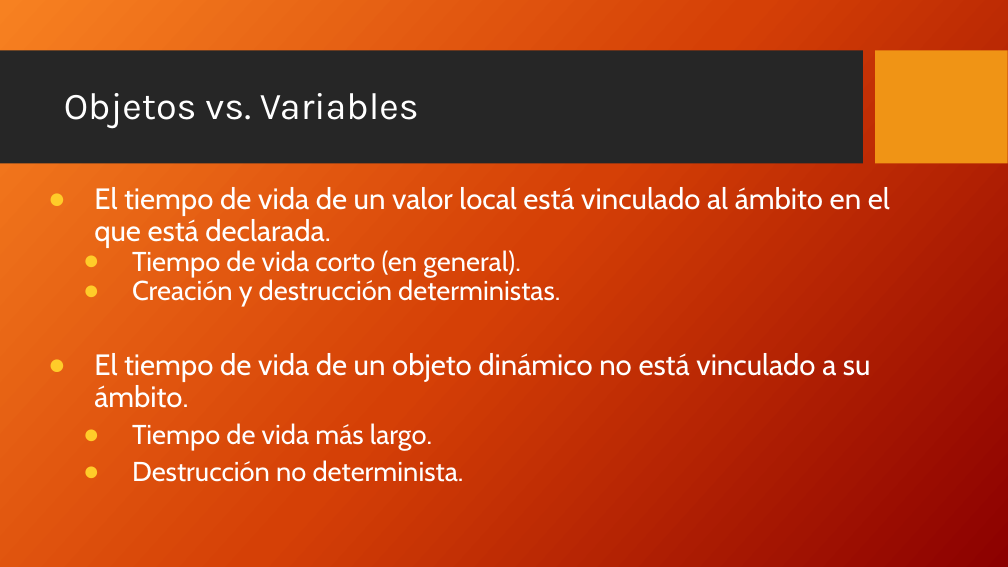
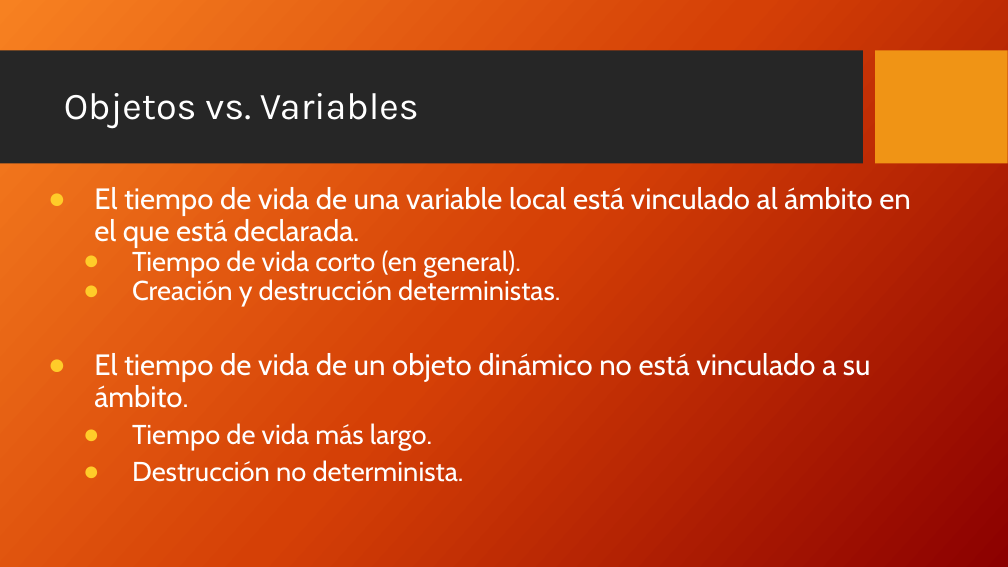
Before and after one commit to FedeDavila1984/utn_prog_y_lab_II, a slide deck: slide 9 of PPTs/ProgramacionII_Clase_03-2018.pptx. Drawn at 1008x567 pixels with LibreOffice and Linux fonts; fonts in the diff are those of the drawing; background and template pictures are left out. Boxes give left, top, right and bottom in pixels: in the first picture for what was removed or moved away, otherwise in the second. Text is boxed around its words. In the diff, an @@ line names an element or a change of style, - is before the commit and + after.

Commit message:
Clase 3

```diff
--- a/PPTs/ProgramacionII_Clase_03-2018.pptx
+++ b/PPTs/ProgramacionII_Clase_03-2018.pptx
@@ subtitle at bbox=[94, 187, 910, 248]: text changed @@
-● El tiempo de vida de un valor local está vinculado al ámbito en el que está declarada.
+● El tiempo de vida de una variable local está vinculado al ámbito en el que está declarada.
```
